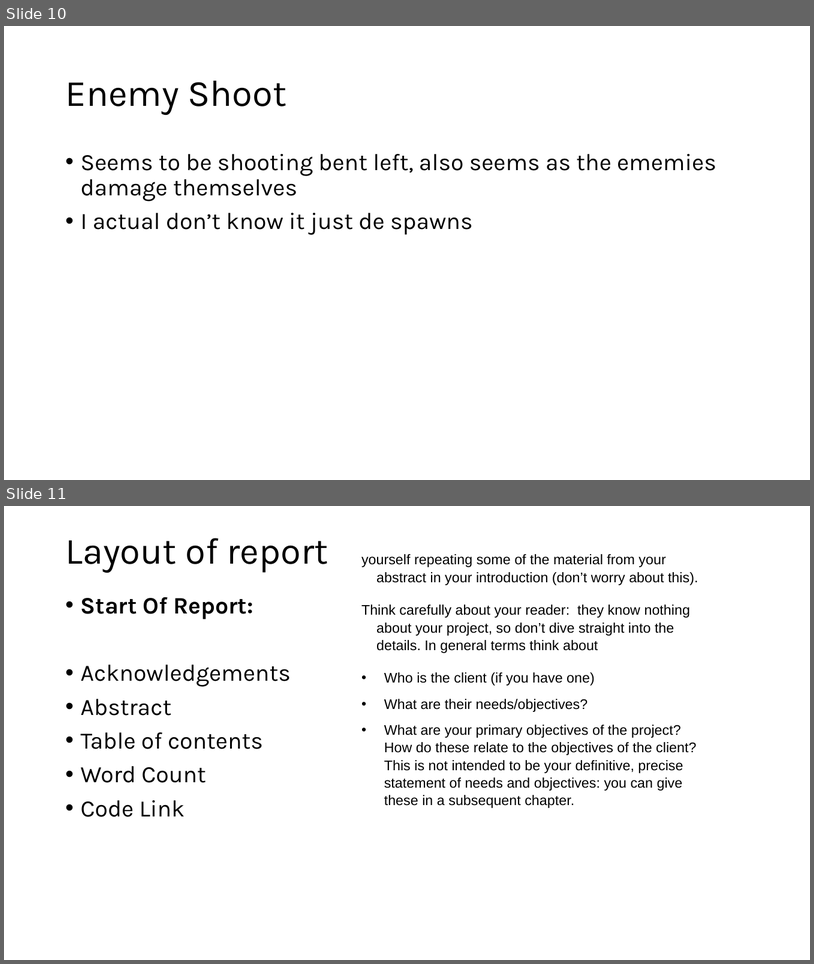
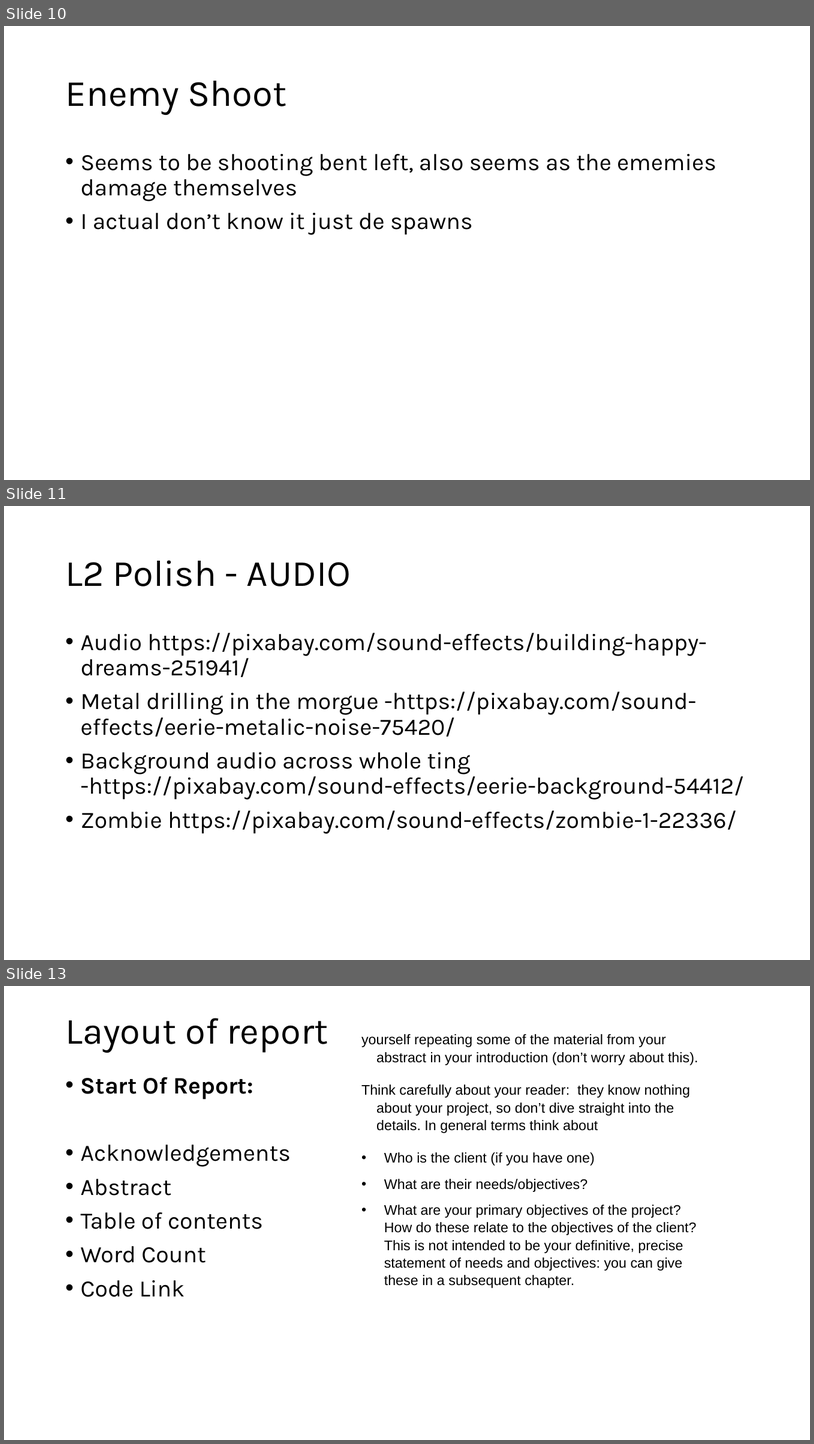
Before and after one commit to Mdot5596/Timeline-Takedown, a slide deck: Documentation/Report/Documentationofstuff.pptx. Shown one above the other, each under a label of ours: slides 10 and 11 before the commit, slides 10, 11 and 13 after it; the slides between them are not shown. The pictures are 814x964 and 814x1444 pixels, drawn with LibreOffice and Linux fonts; fonts in the diff are those of the drawing. Boxes give left, top, right and bottom in pixels: in the first picture for what was removed or moved away, otherwise in the second. Text is boxed around its words. In the diff, an @@ line names an element or a change of style, - is before the commit and + after.

Commit message:
L2 Audio added
Zombie noises, backround music, Metal noise in morgue

```diff
--- a/Documentation/Report/Documentationofstuff.pptx
+++ b/Documentation/Report/Documentationofstuff.pptx
@@ slide 11 added at <box>4,506,810,960</box>, background #FFFFFF @@
@@ title added at <box>65,560,351,586</box>, 44 pt, text #000000 @@
+L2 Polish - AUDIO
@@ text added at <box>81,633,744,834</box>, 28 pt, text #000000 @@
+• Audio https://pixabay.com/sound-effects/building-happy-dreams-251941/
+• Metal drilling in the morgue -https://pixabay.com/sound-effects/eerie-metalic-noise-75420/
+• Background audio across whole ting -https://pixabay.com/sound-effects/eerie-background-54412/
+• Zombie https://pixabay.com/sound-effects/zombie-1-22336/
@@ what was slide 11 is now slide 13 @@
```
Also in this commit, not shown: 1 other slide added, 14 other files.
